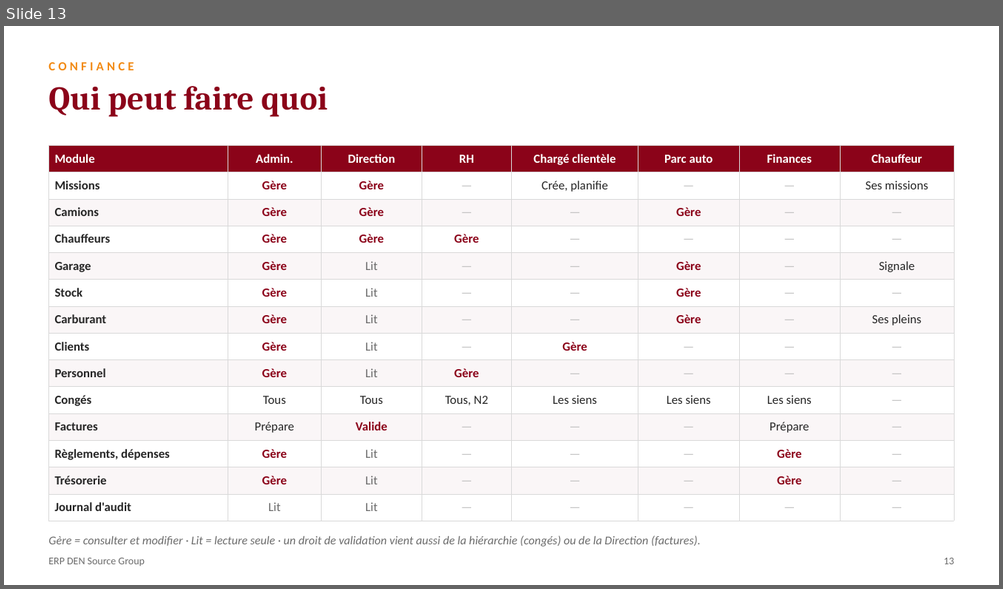
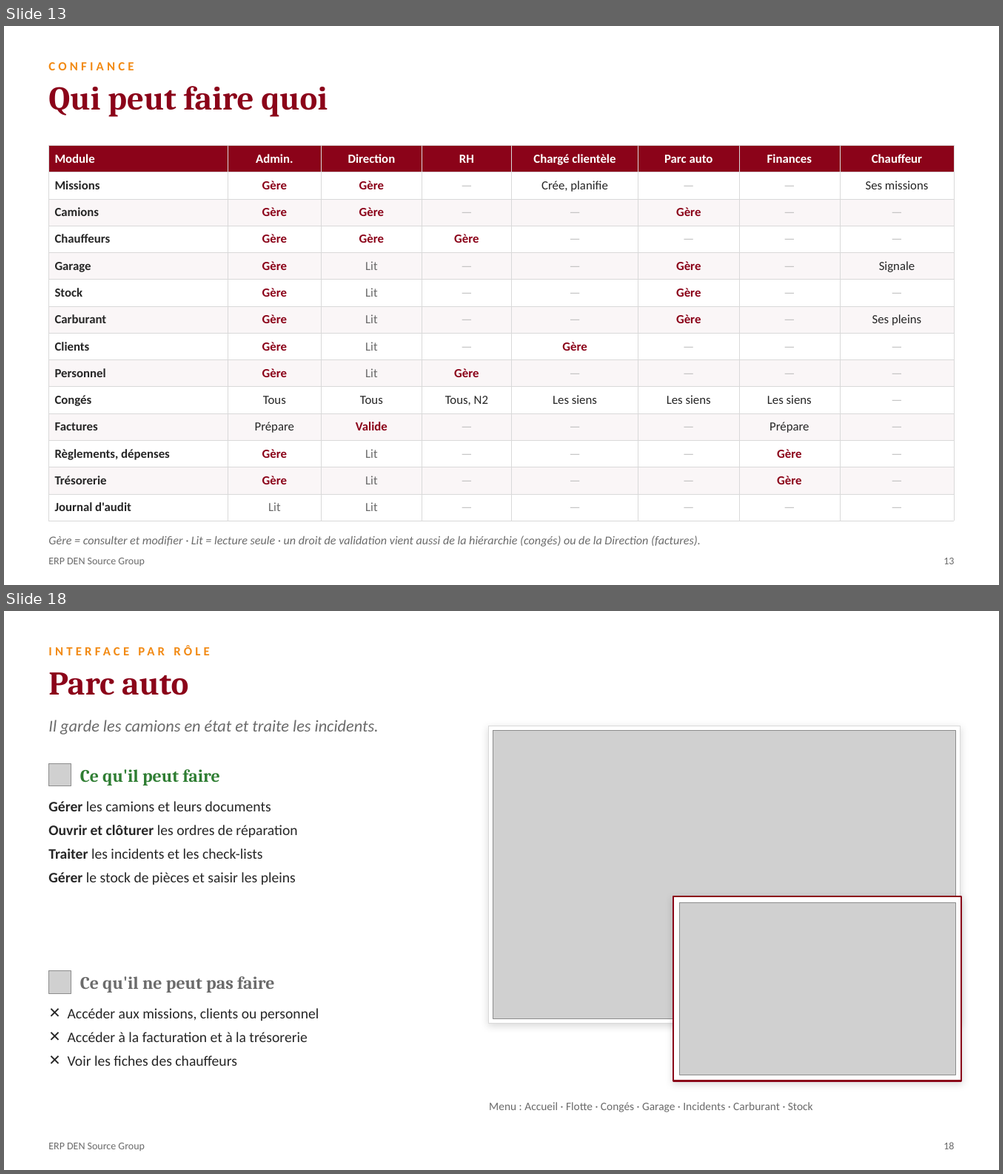
Before and after one commit to AFAQSUCA/erp-densource, a slide deck: Presentation-ERP-DEN-Source.pptx. Shown one above the other, each under a label of ours: slide 13 before the commit, slides 13 and 18 after it; the slides between them are not shown. The pictures are 1003x589 and 1003x1174 pixels, drawn with LibreOffice and Linux fonts; fonts in the diff are those of the drawing; grey boxes stand for pictures. Boxes give left, top, right and bottom in pixels: in the first picture for what was removed or moved away, otherwise in the second. Text is boxed around its words. In the diff, an @@ line names an element or a change of style, - is before the commit and + after.

```diff
--- a/Presentation-ERP-DEN-Source.pptx
+++ b/Presentation-ERP-DEN-Source.pptx
@@ slide 18 added at [4,611,999,1170], background #FFFFFF @@
@@ text added at [48,639,720,662], 12 pt, text #F28A14, bold @@
+INTERFACE PAR RÔLE
@@ text added at [48,672,188,695], 32 pt, text #8B0319, bold @@
+Parc auto
@@ text added at [48,720,378,735], 16 pt, text #6B6B6B, italic @@
+Il garde les camions en état et traite les incidents.
@@ rectangle added at [488,726,960,1025], fill #FFFFFF, outline #D9D9D9 0.75 pt @@
@@ picture added at [492,730,956,1020] @@
@@ picture added at [48,764,71,786] @@
@@ text added at [80,769,220,786], 17 pt, text #2E7D32, bold @@
+Ce qu'il peut faire
@@ text added at [48,801,297,885], 14 pt, text #262626 @@
+✓ Gérer les camions et leurs documents
+✓ Ouvrir et clôturer les ordres de réparation
+✓ Traiter les incidents et les check-lists
+✓ Gérer le stock de pièces et saisir les pleins
@@ rectangle added at [673,897,962,1081], fill #FFFFFF, outline #8B0319 1.5 pt @@
@@ picture added at [679,903,956,1075] @@
@@ picture added at [48,971,71,994] @@
@@ text added at [80,977,275,993], 17 pt, text #6B6B6B, bold @@
+Ce qu'il ne peut pas faire
@@ text added at [68,1008,318,1066], 14 pt, text #262626 @@
+✕ Accéder aux missions, clients ou personnel
+✕ Accéder à la facturation et à la trésorerie
+✕ Voir les fiches des chauffeurs
@@ text added at [489,1102,813,1113], 11 pt, text #6B6B6B @@
+Menu : Accueil · Flotte · Congés · Garage · Incidents · Carburant · Stock
@@ text added at [48,1143,144,1151], 10 pt, text #6B6B6B @@
+ERP DEN Source Group
@@ text added at [943,1142,953,1150], 10 pt, text #6B6B6B @@
+18
```
Also in this commit, not shown: 3 slides changed, 6 other slides added, 1 other file.
